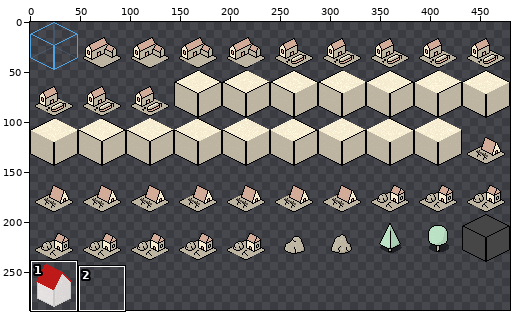
Sprite sheet -- data/gfx/paper/full_48x48.png. Above, an overview of the earlier version with the close-up marked.
Close-up. As it was:
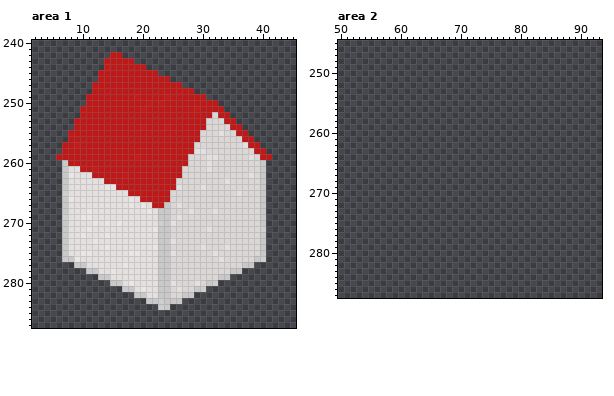
The file is 480x288 pixels. Colours within 5 levels of each other are drawn and written as one. Shown: area 1: x 2..45, y 240..287; area 2: x 50..93, y 245..287. The commit also changed other parts of the picture, which this record leaves out.
Now the later version:
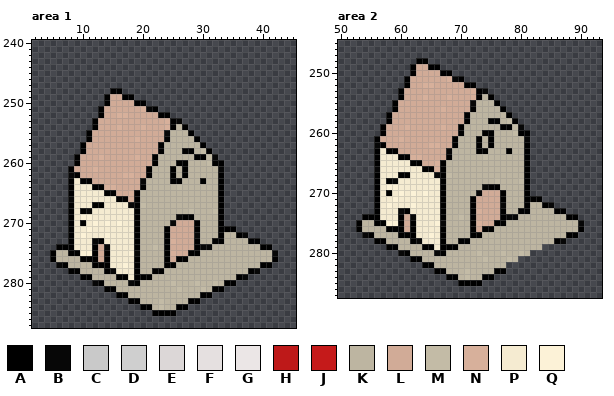
Palette (. is transparent): A #000000  B #070707  C #c9c9c9  D #cfcfcf  E #dcd7d7  F #e5e0e0  G #ebe6e6  H #be1919  J #c51a1a  K #bdb5a1  L #d1ab97  M #c3bba6  N #d7b09b  P #f5ebd1  Q #fcf2d7
Changes in this commit:
Changed rows in their new state; - is an unchanged pixel.
Area 1:
first column x 5:
242 ----------..--------------------------
243 ---------.....------------------------
244 ---------.......----------------------
245 --------..........--------------------
246 --------............------------------
247 -------...............----------------
248 -------...AA............--------------
249 ------...ALLAA............------------
250 ------...ALLLLAA............----------
251 -----...ALLLLLLNBA...........---------
252 -----...ALLNNLLLLLAA..........--------
253 ----...ALLLLLLLLLLLNAB.........-------
254 ----...ALLLNLLLNLLLNAKA.........------
255 ---...ALLLLLLLLLLLLBKKKA.........-----
256 ---...ALLLLLLLNLLLLAKKKKA.........----
257 --...ALLLLLLLLLLLLAKKKKKKA.........---
258 --...ALLLLLLLLLLLLAKKKAAKMA.........--
259 -...ALLLNLLLLLNLLAKKKKKKAAMB.........-
260 --..ALLLLLLLLLLLLAKKKAAKKKMAA.......--
261 --.ALLLNLLLLLLLLAKKKAKAKKKKKB.......--
262 --.BALLLLLLLNNLLAKKKAKAKKKKKA.......--
263 --.APAALLLLLLLLBKKKKAAKKKAKKA.......--
264 --.APPPAANNLLLLAKKKKKMKKKKKKA.......--
265 --.APPPPPAALLNAKKKKKKKKKKKKKA.......--
266 --.BPPPPPPPAANAKKKKKKKKKKKKKA.......--
267 --.APPPAAPPPPBAMKKKKKKKKKKKKA.......--
268 --.APABPPPPPPPAKKKKKKKKMKKKMA.......--
269 --.APQQPPPPPPPAKKKKKKBAAKKKKA.......--
270 --.APAPQPQPQPPAKKKKKBLLLAKKKA.......--
271 --.APPQPPPPPPPAKKKKALLLLAKKKAAA.....--
272 --.APQPPPQPPPPAKKKKALLLLBKKKAKKAB...--
273 --.APPPBAPPPPPAKKKKANLLLAKKAAKKKKAA.--
274 -AAAPPPALBPPPPAKKMKALLLLABBKKKKKKKKAA-
275 AKKAAQQALAPPPQBKKKKANLLAAKKKKKKKKKKKKB
276 AKKKKAAALAPPPPAKKKKALAAKKKKKKKKKKKKKKA
277 -BAKKKKAAAPPQPAKKKKAAKKKKKKKKKKKKKKAA-
278 ---AAKKKKABPPPAKKAAKKKKKKKKKKKKKKAB---
279 -----AAKKKKAAPAAAKKKKKKKKKKKKKKAB-----
280 -------BAKKKKBAKKKKKMKKKMKKMKAA-------
281 ---------AAKKKKKKKKKKMKKKMKAA---------
282 -----------AAKKKKKKKKKKKKAA-----------
283 -------------AAKKKMKKKKAA-------------
284 ---------------AAKMKKAA---------------
285 -----------------AAAA-----------------
Area 2:
first column x 53:
248 ----------AA--------------------------
249 ---------ALLAA------------------------
250 ---------ALLLLAA----------------------
251 --------ALLLLLLNBA--------------------
252 --------ALLNNLLLLLAA------------------
253 -------ALLLLLLLLLLLNAB----------------
254 -------ALLLNLLLNLLLNAKA---------------
255 ------ALLLLLLLLLLLLBKKKA--------------
256 ------ALLLLLLLNLLLLAKKKKA-------------
257 -----ALLLLLLLLLLLLAKKKKKKA------------
258 -----ALLLLLLLLLLLLAKKKAAKMA-----------
259 ----ALLLNLLLLLNLLAKKKKKKAAMB----------
260 ----ALLLLLLLLLLLLAKKKAAKKKMAA---------
261 ---ALLLNLLLLLLLLAKKKAKAKKKKKB---------
262 ---BALLLLLLLNNLLAKKKAKAKKKKKA---------
263 ---APAALLLLLLLLBKKKKAAKKKAKKA---------
264 ---APPPAANNLLLLAKKKKKMKKKKKKA---------
265 ---APPPPPAALLNAKKKKKKKKKKKKKA---------
266 ---BPPPPPPPAANAKKKKKKKKKKKKKA---------
267 ---APPPAAPPPPBAMKKKKKKKKKKKKA---------
268 ---APABPPPPPPPAKKKKKKKKMKKKMA---------
269 ---APQQPPPPPPPAKKKKKKBAAKKKKA---------
270 ---APAPQPQPQPPAKKKKKBLLLAKKKA---------
271 ---APPQPPPPPPPAKKKKALLLLAKKKAAA-------
272 ---APQPPPQPPPPAKKKKALLLLBKKKAKKAB-----
273 ---APPPBAPPPPPAKKKKANLLLAKKAAKKKKAA---
274 -AAAPPPALBPPPPAKKMKALLLLABBKKKKKKKKAA-
275 AKKAAQQALAPPPQBKKKKANLLAAKKKKKKKKKKKKB
276 AKKKKAAALAPPPPAKKKKALAAKKKKKKKKKKKKKKA
277 -BAKKKKAAAPPQPAKKKKAAKKKKKKKKKKKKKKAA-
278 ---AAKKKKABPPPAKKAAKKKKKKKKKKKKKKAB---
279 -----AAKKKKAAPAAAKKKKKKKKKKKKKK-------
280 -------BAKKKKBAKKKKKMKKKMKKMK---------
281 ---------AAKKKKKKKKKKMKKKMK-----------
282 -----------AAKKKKKKKKKKKK-------------
283 -------------AAKKKMKKKKAA-------------
284 ---------------AAKMKKAA---------------
285 -----------------AAAA-----------------
